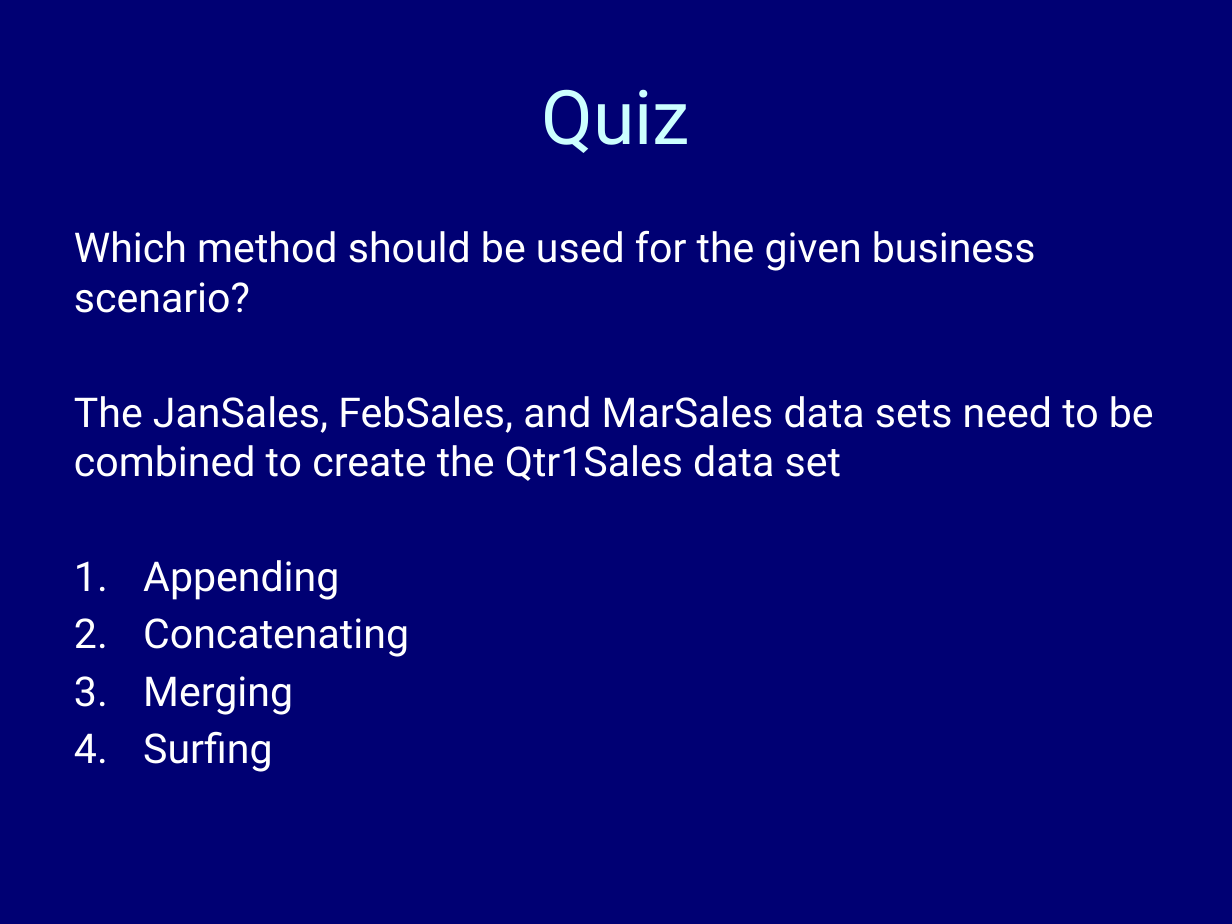
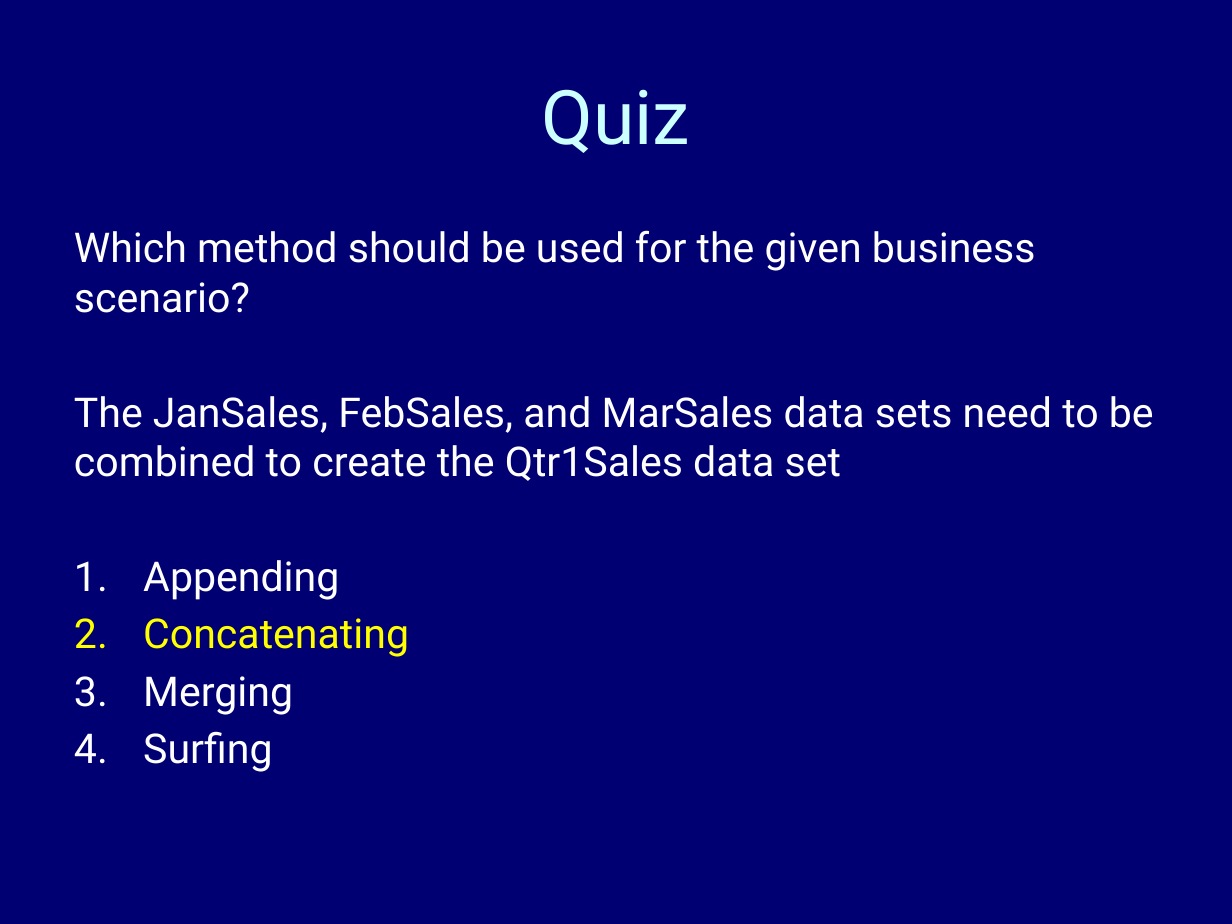
Before and after one commit to kgfitzgerald/stat-7500, a slide deck: slide 24 of files/slides/SAS3.pptx. Drawn at 1232x924 pixels with LibreOffice and Linux fonts; fonts in the diff are those of the drawing. Boxes give left, top, right and bottom in pixels: in the first picture for what was removed or moved away, otherwise in the second. Text is boxed around its words. In the diff, an @@ line names an element or a change of style, - is before the commit and + after.

```diff
--- a/files/slides/SAS3.pptx
+++ b/files/slides/SAS3.pptx
@@ text at [143,618,409,657]: text colour #FFFFFF to #FFFF00 in "Concatenating" @@
```
Also in this commit, not shown: 4 other slides changed, 5 other files.
